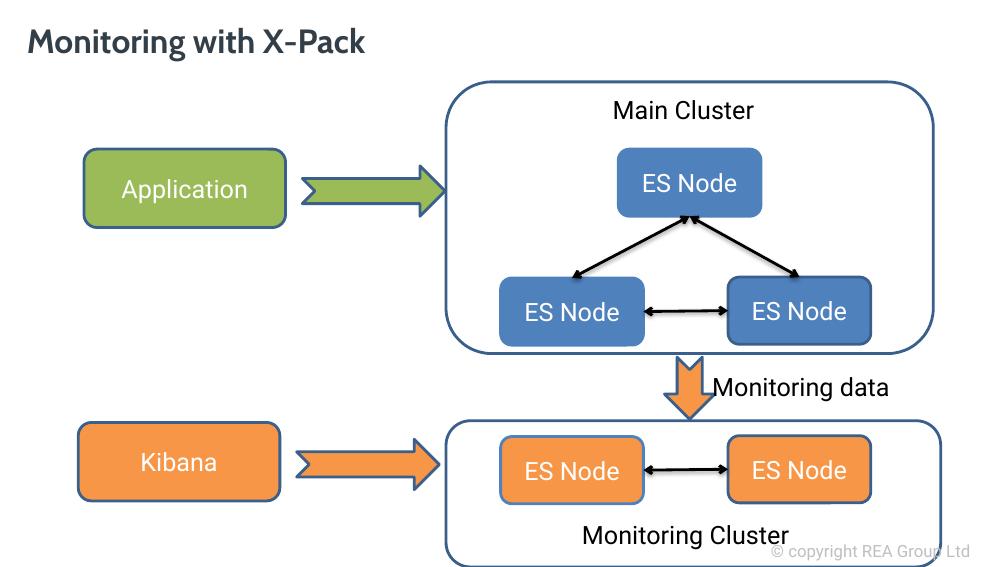
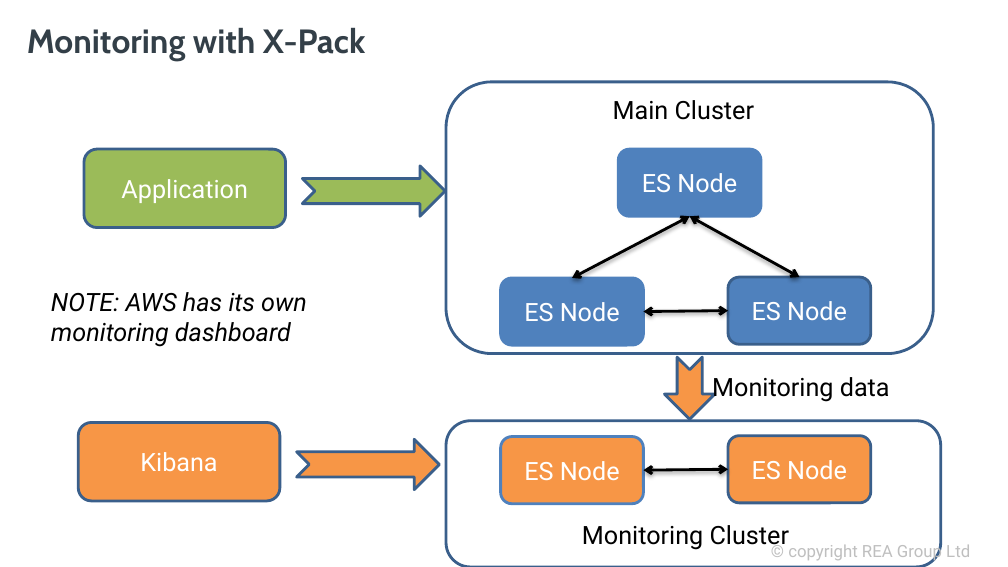
Before and after one commit to davidbkemp/advanced-elasticsearch-training, a slide deck: slide 21 of ElasticsearchOps.pptx (slide 22 before the commit). Drawn at 1008x567 pixels with LibreOffice and Linux fonts; fonts in the diff are those of the drawing; background and template pictures are left out. Boxes give left, top, right and bottom in pixels: in the first picture for what was removed or moved away, otherwise in the second. Text is boxed around its words. In the diff, an @@ line names an element or a change of style, - is before the commit and + after.

```diff
--- a/ElasticsearchOps.pptx
+++ b/ElasticsearchOps.pptx
@@ text added at [51, 292, 307, 347], 18 pt, text #000000, italic @@
+NOTE: AWS has its own
+monitoring dashboard
```
Also in this commit, not shown: 2 other slides changed, 2 slides added, 3 slides removed, 1 other file.
